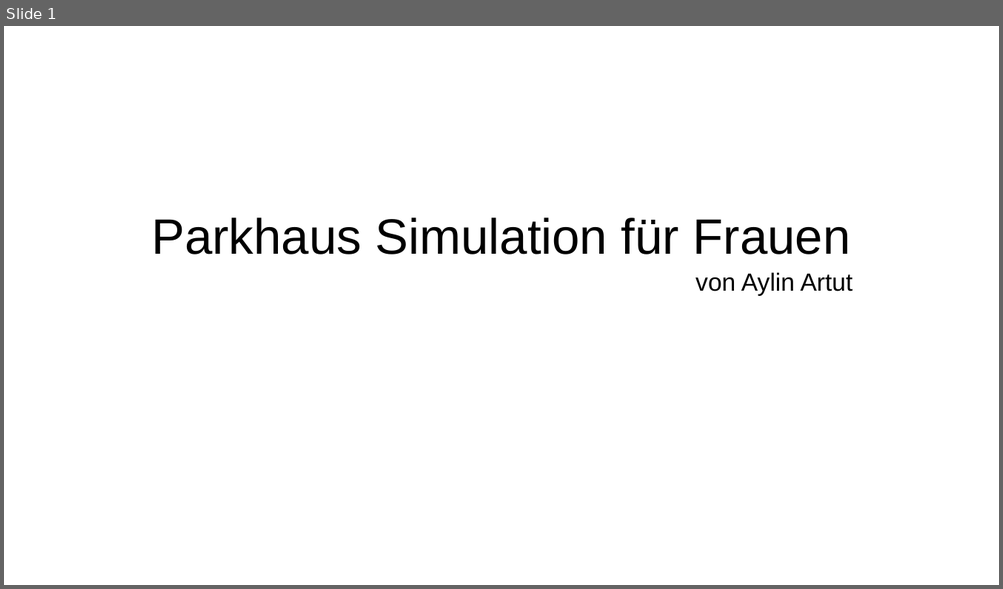
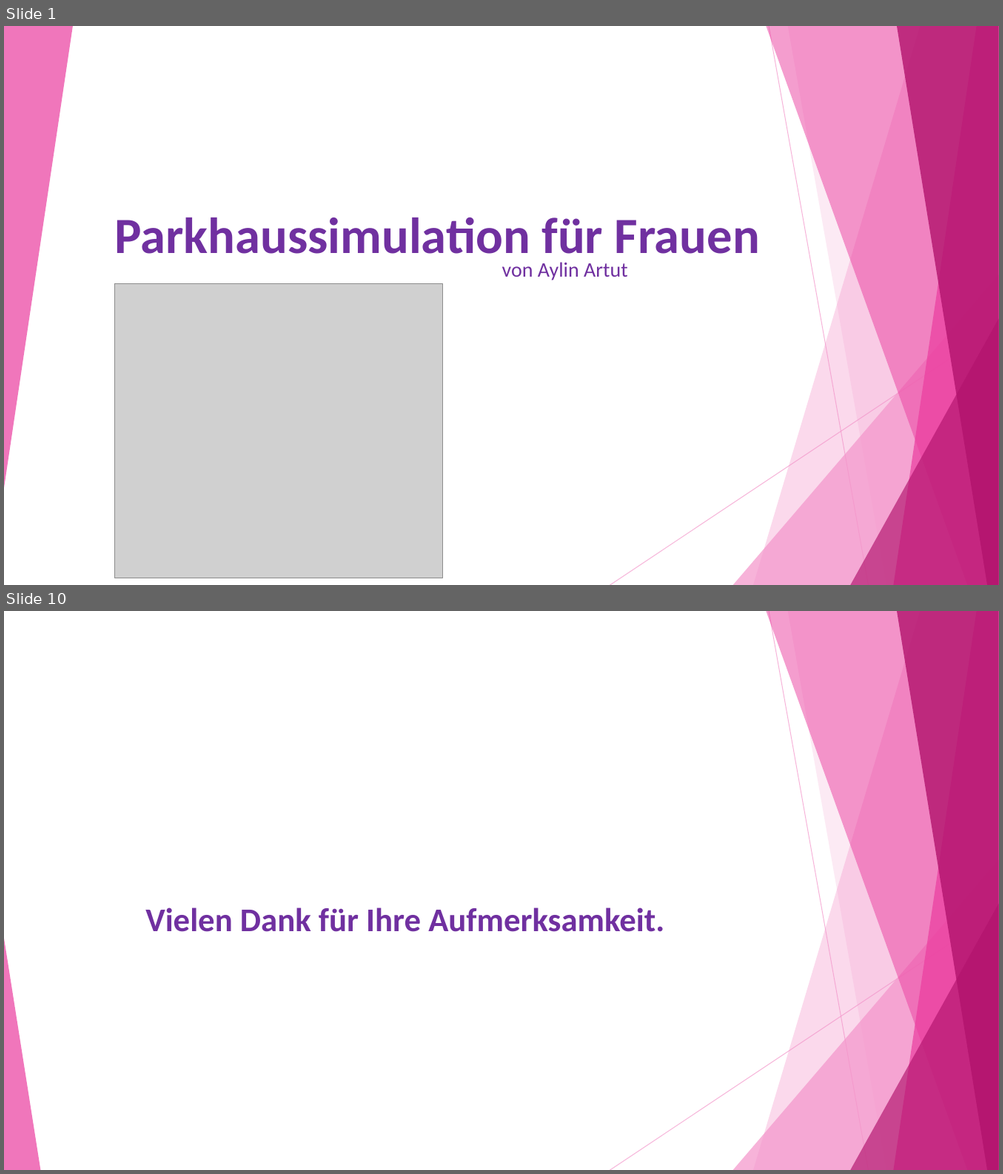
Before and after one commit to AylinArtut/ParkhausSimulation, a slide deck: Dokumente/Präsentation_Aylin_Artut.odp. Shown one above the other, each under a label of ours: slide 1 before the commit, slides 1 and 10 after it; the slides between them are not shown. The pictures are 1003x589 and 1003x1174 pixels, drawn with LibreOffice and Linux fonts; fonts in the diff are those of the drawing; grey boxes stand for pictures. Boxes give left, top, right and bottom in pixels: in the first picture for what was removed or moved away, otherwise in the second. Text is boxed around its words. In the diff, an @@ line names an element or a change of style, - is before the commit and + after.

```diff
--- a/Dokumente/Präsentation_Aylin_Artut.odp
+++ b/Dokumente/Präsentation_Aylin_Artut.odp
@@ slide 10 added at [4,611,999,1170], background #FFFFFF; not listed: 9 template elements that a slide beside it also shows @@
@@ text added at [145,908,664,932], 32 pt, text #7030A0, bold @@
+Vielen Dank für Ihre Aufmerksamkeit.
@@ freeform shape added at [4,939,40,1170], fill #EB3D9F at 70% opacity @@
@@ slide 1 changed as well @@
@@ group added at [4,26,999,585]: 8 freeform shapes, 2 lines @@
@@ title at [115,217,760,266]: text changed; size 48 to 49 pt; font Arial to Calibri; text colour #000000 to #7030A0; bold on @@
-Parkhaus Simulation für Frauen
+Parkhaussimulation für Frauen
@@ subtitle "von Aylin Artut": place and size @@
-subtitle "von Aylin Artut" at [695,272,853,296]
+subtitle "von Aylin Artut" at [502,262,627,281]
@@ subtitle "von Aylin Artut" at [502,262,627,281]: size 24 to 20 pt, font Arial to Calibri, text colour #000000 to #7030A0; alignment centre to left @@
@@ picture added at [115,284,443,579] @@
```
Also in this commit, not shown: 8 other slides added, 1 slide removed, 1 other file.
